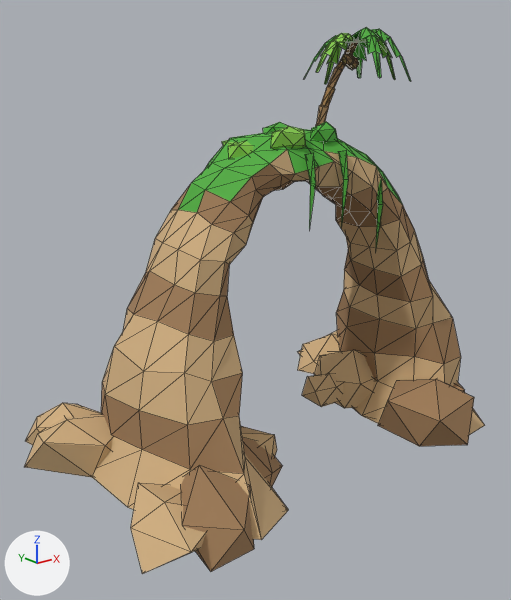
Two versions of the glTF model assets/models/water/rock_arch.glb, one commit apart.
Both versions are drawn from a 50 mm camera at (-10.6, -11.94, 8.58) aimed at (-0.94, 0.13, 3.76). Every picture has the same lights, and +X, +Y and +Z are marked at lower left. The first picture is the older version. Mesh edges are drawn as thin lines. Vertices at exactly the same position are counted once.

Names of what the first picture shows: 'rock_arch'.
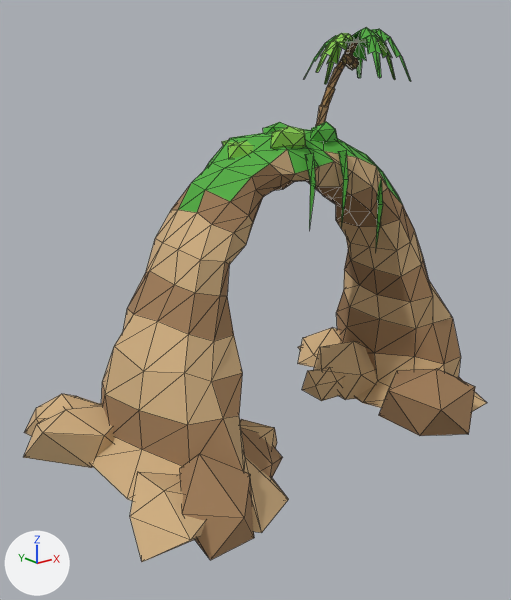
The newer file is also turned or shifted as a whole; pictures and numbers use the older file's frame.

Patch to the scene script:
```diff
--- a/assets/models/water/rock_arch.glb.py
+++ b/assets/models/water/rock_arch.glb.py
@@ me_arch @@
 # used by ob_rock_arch; location = (0.0, 0.0, 0.76)
-me_arch.from_pydata(...)  # 771 vertices, 1226 faces; spans x -6.02..5.41, y -3.49..3.57, z -0.76..8.87
-me_arch.vertices[0].co = (-3.67, 3.31, -0.76)
-me_arch.vertices[1].co = (-4.41, 2.4, -0.6)
-me_arch.vertices[2].co = (-4.98, 0.97, -0.33)
-me_arch.vertices[3].co = (-5.02, -0.97, -0.19)  # pixel (127, 507)
-me_arch.vertices[4].co = (-4.53, -2.39, -0.18)
-me_arch.vertices[5].co = (-3.66, -3.45, -0.15)  # pixel (261, 539)
-me_arch.vertices[6].co = (-2.57, -2.95, -0.24)  # pixel (288, 509)
-me_arch.vertices[7].co = (-2.04, -1.2, -0.35)
-me_arch.vertices[8].co = (-2.07, 1.14, -0.67)
-me_arch.vertices[9].co = (-2.67, 2.53, -0.67)
+me_arch.from_pydata(...)  # 771 vertices, 1226 faces; spans x -6.02..5.41, y -3.49..3.57, z -0.2..8.87
+# me_arch part 1: the loose piece of 12 vertices spanning x 0.93..2.44, y -0.3..0.68, z -0.22..0.49 is moved by (0.0, 0.0, 0.16)
+# me_arch part 2: the loose piece of 12 vertices spanning x -5.52..-3.7, y 1.21..3.57, z -0.33..0.74 is moved by (0.0, 0.0, 0.22)
+# me_arch part 3: the loose piece of 12 vertices spanning x -5.76..-3.63, y -3.36..-1.24, z -0.34..0.52 is moved by (0.0, 0.0, 0.23)
+# me_arch part 4: the loose piece of 12 vertices spanning x 2.19..3.84, y 0.72..2.54, z -0.27..0.79 is moved by (0.0, 0.0, 0.2)
+# me_arch part 5: the loose piece of 12 vertices spanning x 1.42..3.6, y -0.92..1.01, z -0.38..1.05 is moved by (0.0, 0.0, 0.24)
+# me_arch part 6: the loose piece of 12 vertices spanning x -2.91..-1.38, y -1.72..-0.25, z -0.27..0.6 is moved by (0.0, 0.0, 0.18)
+# me_arch part 7: the loose piece of 12 vertices spanning x -6.02..-3.61, y 0.46..2.57, z -0.43..0.78 is moved by (0.0, 0.0, 0.23)
+# me_arch part 8: the loose piece of 12 vertices spanning x -4.93..-3.16, y -3.45..-1.2, z -0.38..1.0 is moved by (0.0, 0.0, 0.24)
+# me_arch part 9: the loose piece of 12 vertices spanning x 1.3..3.42, y -3.49..-1.13, z -0.42..0.98 is moved by (0.0, 0.0, 0.27)
+# me_arch part 10: the loose piece of 12 vertices spanning x -3.47..-1.59, y -2.37..-0.32, z -0.28..0.72 is moved by (0.0, 0.0, 0.21)
+# me_arch part 11: the loose piece of 12 vertices spanning x 3.09..4.17, y -2.43..-0.94, z -0.23..0.52 is moved by (0.0, 0.0, 0.16)
+# me_arch part 12
+me_arch.vertices[0].co = (-3.67, 3.31, 0.0)
+me_arch.vertices[1].co = (-4.41, 2.4, 0.0)
+me_arch.vertices[2].co = (-4.98, 0.97, 0.0)
+me_arch.vertices[3].co = (-5.02, -0.97, 0.0)  # pixel (127, 498)
+me_arch.vertices[4].co = (-4.53, -2.39, 0.0)
+me_arch.vertices[5].co = (-3.66, -3.45, 0.0)  # pixel (261, 532)
+me_arch.vertices[6].co = (-2.57, -2.95, 0.0)  # pixel (288, 499)
+me_arch.vertices[7].co = (-2.04, -1.2, 0.0)
+me_arch.vertices[8].co = (-2.07, 1.14, 0.0)
+me_arch.vertices[9].co = (-2.67, 2.53, 0.0)
+# me_arch part 13: 10 of 771 vertices moved; they spanned x 1.71..5.39, y -2.93..3.22, z -0.68..-0.03 and now span x 1.71..5.39, y -2.93..3.22, z 0.0; mean shift (0.0, 0.0, 0.39); largest move (2.18, -2.37, -0.68) -> (2.18, -2.37, 0.0)
+# other edits to the shape of me_arch do not show in these pictures
 me_arch.materials.append(mat_arch_rock)
```

What differs and where, as boxes [x1, y1, x2, y2] in the pictures (511 x 600 px; the box of a moved part takes in the faces that stretch with it):
'rock_arch', reshaped: before [25, 27, 485, 574]; after [24, 27, 487, 562]
part 1 of me_arch, moved or reshaped: before [302, 373, 343, 407]; after [302, 368, 343, 401]
part 2 of me_arch, moved or reshaped: before [26, 403, 101, 445]; after [24, 394, 101, 436]
part 3 of me_arch, moved or reshaped: before [131, 483, 206, 574]; after [130, 472, 206, 562]
part 4 of me_arch, moved or reshaped: before [298, 334, 339, 374]; after [298, 328, 340, 367]
part 5 of me_arch, moved or reshaped: before [315, 350, 374, 408]; after [314, 341, 377, 400]
part 6 of me_arch, moved or reshaped: before [241, 426, 277, 456]; after [240, 419, 277, 448]
part 7 of me_arch, moved or reshaped: before [25, 414, 113, 477]; after [24, 405, 115, 468]
part 8 of me_arch, moved or reshaped: before [181, 465, 254, 572]; after [180, 454, 254, 560]
part 9 of me_arch, moved or reshaped: before [378, 379, 474, 446]; after [379, 368, 475, 436]
part 10 of me_arch, moved or reshaped: before [242, 437, 282, 487]; after [241, 428, 283, 478]
part 11 of me_arch, moved or reshaped (not visible afterwards): before [453, 382, 465, 392]
part 12 of me_arch, moved or reshaped: before [91, 436, 288, 540]; after [90, 403, 289, 533]
part 13 of me_arch, moved or reshaped: before [298, 331, 485, 435]; after [298, 346, 487, 412]
